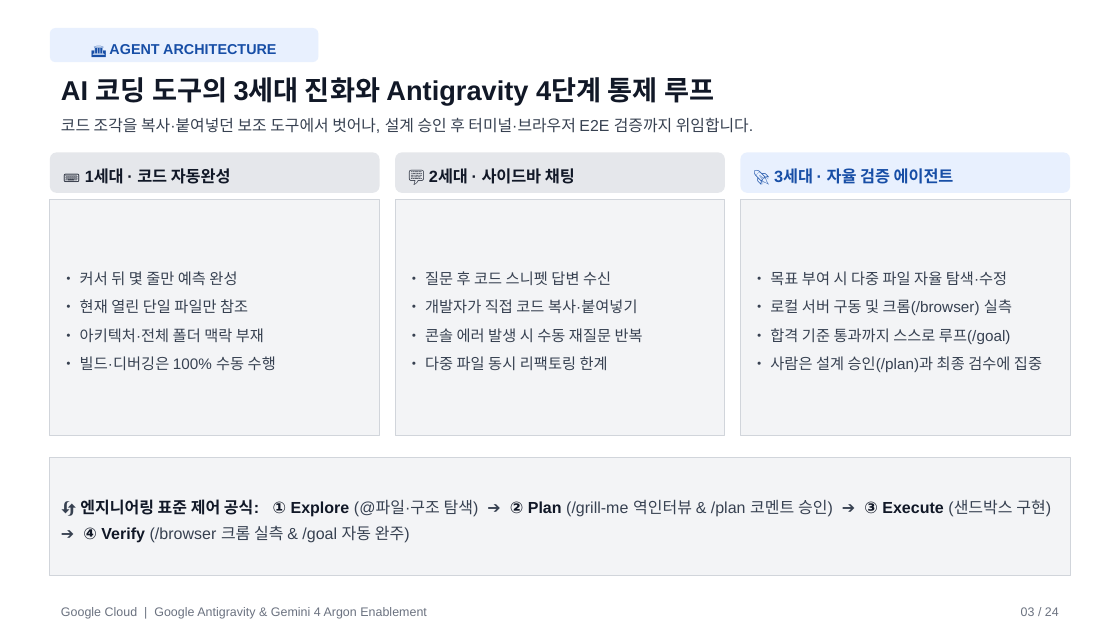
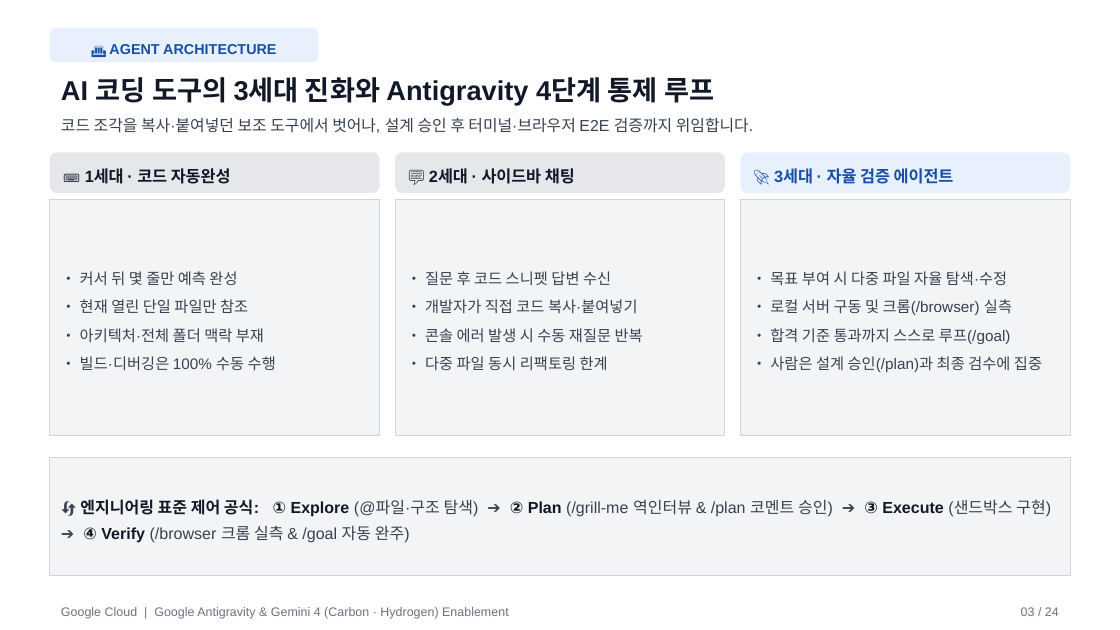
Before and after one commit to gorock-afk/lgcns_agy_handson_lab, a slide deck: slide 3 of LGCNS_AGY_Workshop_Slides.pptx. Drawn at 1120x630 pixels with LibreOffice and Linux fonts; fonts in the diff are those of the drawing. Boxes give left, top, right and bottom in pixels: in the first picture for what was removed or moved away, otherwise in the second. Text is boxed around its words. In the diff, an @@ line names an element or a change of style, - is before the commit and + after.

Commit message:
Update LG CNS Antigravity & Gemini 4 (Carbon & Hydrogen) workshop portal

```diff
--- a/LGCNS_AGY_Workshop_Slides.pptx
+++ b/LGCNS_AGY_Workshop_Slides.pptx
@@ text at [61, 607, 509, 619]: text changed @@
-Google Cloud | Google Antigravity & Gemini 4 Argon Enablement
+Google Cloud | Google Antigravity & Gemini 4 (Carbon · Hydrogen) Enablement
```
Also in this commit, not shown: 23 other slides changed, 1 other file.
